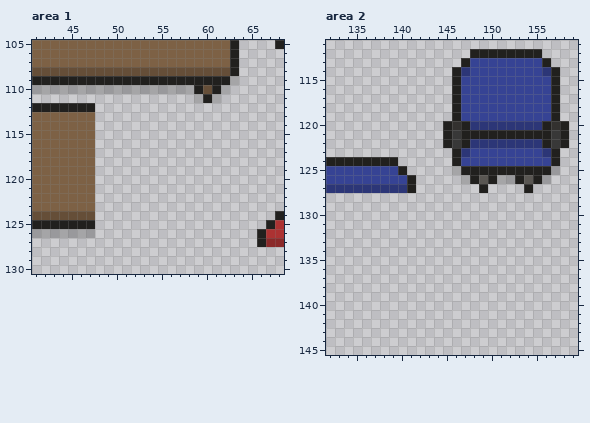
One commit to this pixel-art file: rooms/office/office.aseprite. The first picture shows the starting point.
160x160 pixels, 1 frame. Colours within 5 levels of each other are drawn and written as one. Shown: area 1: x 41..68, y 105..130; area 2: x 132..159, y 111..145.
The result:
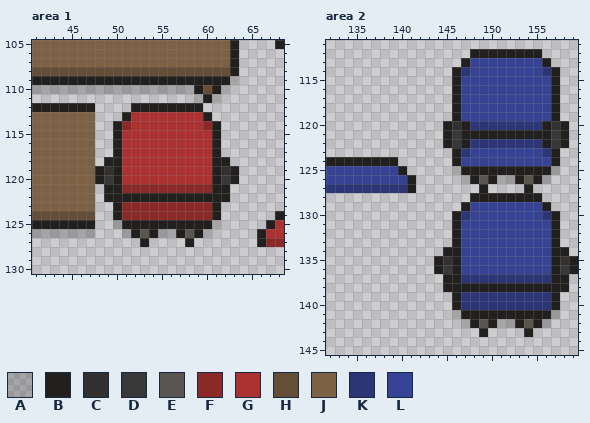
Palette (. is transparent): A #00000032  B #21201e  C #33312f  D #383838  E #595652  F #8b2929  G #ac3232  H #654e38  J #7d6145  K #2c3677  L #364394
The exact change:
--- area 1, layer "Hallway"
@@ x 41..68 @@
 111 ..................ABA.......
-112 BBBBBBB.....................
-113 JJJJJJJ.....................
-114 JJJJJJJ.....................
-115 JJJJJJJ.....................
-116 JJJJJJJ.....................
-117 JJJJJJJ.....................
-118 JJJJJJJ.....................
-119 JJJJJJJ.....................
-120 JJJJJJJ.....................
-121 JJJJJJJ.....................
-122 JJJJJJJ.....................
-123 JJJJJJJ.....................
-124 HHHHHHH....................B
-125 BBBBBBB...................BG
-126 AAAAAAA..................BGG
-127 .........................BFF
+112 BBBBBBB....BBBBBBBB.........
+113 JJJJJJJ...BGGGGGGGGB........
+114 JJJJJJJ..BFGGGGGGGGFB.......
+115 JJJJJJJ..BGGGGGGGGGGB.......
+116 JJJJJJJ..BGGGGGGGGGGB.......
+117 JJJJJJJ..BGGGGGGGGGGB.......
+118 JJJJJJJ.BBGGGGGGGGGGBB......
+119 JJJJJJJBCBGGGGGGGGGGBCB.....
+120 JJJJJJJBDBGGGGGGGGGGBDB.....
+121 JJJJJJJ.BBFFFFFFFFFFBB......
+122 JJJJJJJ.BBBBBBBBBBBBBB......
+123 JJJJJJJ..BFFFFFFFFFFB.......
+124 HHHHHHH..BFFFFFFFFFFB......B
+125 BBBBBBB..ABBBBBBBBBBA.....BG
+126 AAAAAAA...ABEBAABEBA.....BGG
+127 ............B....B.......BFF
 128 ............................
--- area 2, layer "Hallway"
@@ x 142..159 @@
 127 .......B....B.....
-128 ..................
-129 ..................
-130 ..................
-131 ..................
-132 ..................
-133 ..................
-134 ..................
-135 ..................
-136 ..................
-137 ..................
-138 ..................
-139 ..................
-140 ..................
-141 ..................
-142 ..................
-143 ..................
+128 ......BBBBBBBB....
+129 .....BLLLLLLLLB...
+130 ....BKLLLLLLLLKB..
+131 ....BLLLLLLLLLLB..
+132 ....BLLLLLLLLLLB..
+133 ....BLLLLLLLLLLB..
+134 ...BBLLLLLLLLLLBB.
+135 ..BCBLLLLLLLLLLBCB
+136 ..BDBLLLLLLLLLLBDB
+137 ...BBKKKKKKKKKKBB.
+138 ...BBBBBBBBBBBBBB.
+139 ....BKKKKKKKKKKB..
+140 ....BKKKKKKKKKKB..
+141 ....ABBBBBBBBBBA..
+142 .....ABEBAABEBA...
+143 .......B....B.....
 144 ..................
Pixel boxes of the changes (left, top, right, bottom) in both pictures:
added: (95, 103, 239, 247)
added: (434, 193, 578, 337)
